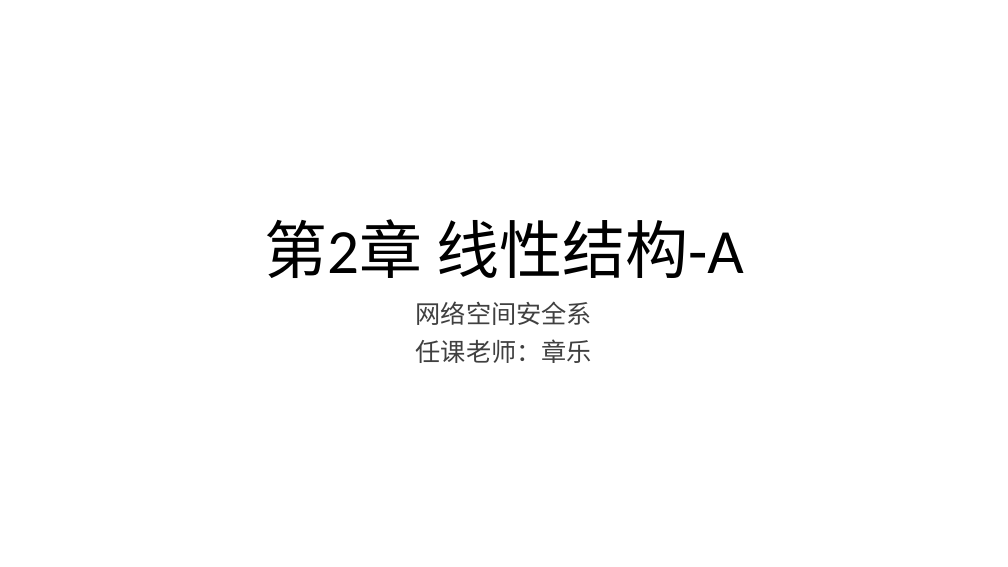
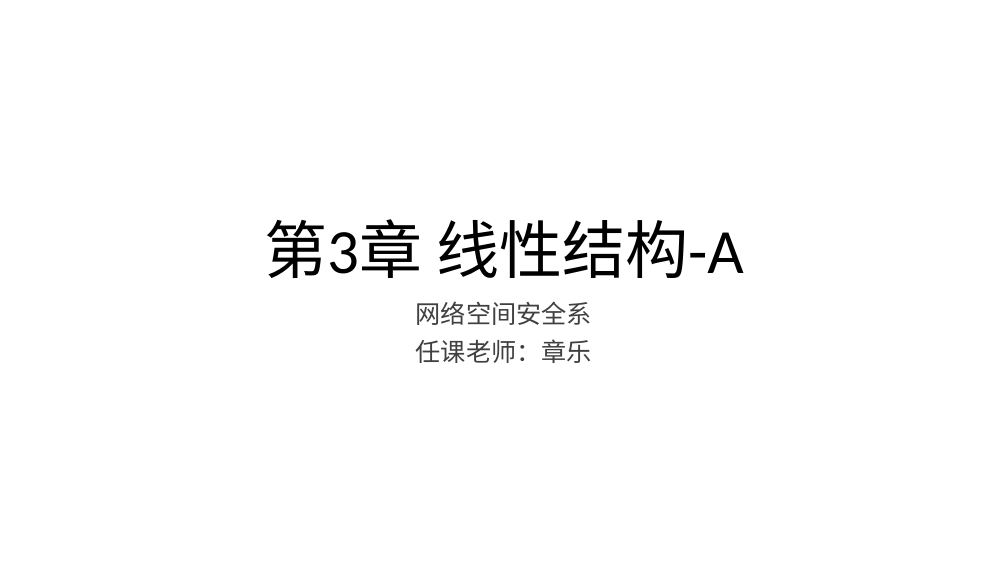
Before and after one commit to lezhang-thu/data-structure, a slide deck: slide 1 of 2022秋季-数据结构-第3章-线性结构a.pptx. Drawn at 1008x567 pixels with LibreOffice and Linux fonts; fonts in the diff are those of the drawing. Boxes give left, top, right and bottom in pixels: in the first picture for what was removed or moved away, otherwise in the second. Text is boxed around its words. In the diff, an @@ line names an element or a change of style, - is before the commit and + after.

Commit message:
fix typo

```diff
--- a/2022秋季-数据结构-第3章-线性结构a.pptx
+++ b/2022秋季-数据结构-第3章-线性结构a.pptx
@@ title at (264, 219, 744, 278): text changed @@
-第2章 线性结构-A
+第3章 线性结构-A
```
